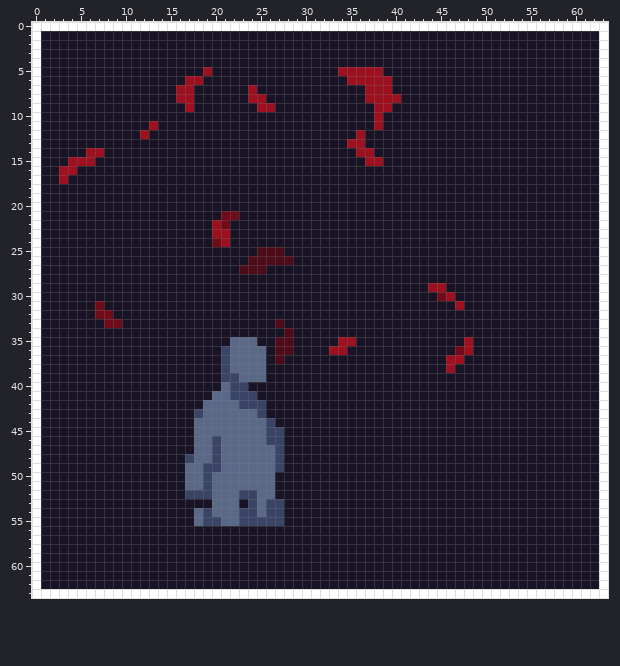
Pixel-art sprite, stored at data/image/animation/blood/7.png. The picture above is the old version.
The file is 64x64 pixels.
The same view after the edit:
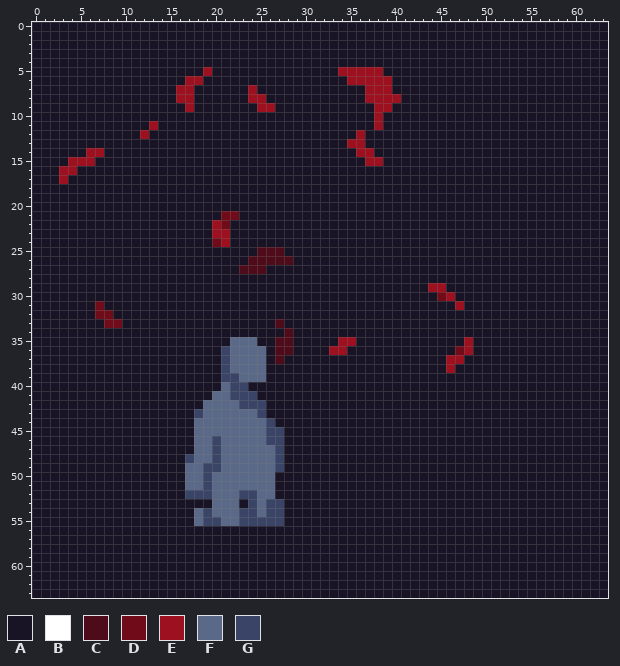
Palette (. is transparent): A #181425  B #ffffff  C #4e0b1a  D #700c19  E #9c101f  F #5a6988  G #3a4466
Edits made:
y 0: x 0..63 BBBBBBBBBBBBBBBBBBBBBBBBBBBBBBBBBBBBBBBBBBBBBBBBBBBBBBBBBBBBBBBB -> AAAAAAAAAAAAAAAAAAAAAAAAAAAAAAAAAAAAAAAAAAAAAAAAAAAAAAAAAAAAAAAA
y 1..62: x 0 B -> A; x 63 B -> A
y 63: x 0..63 BBBBBBBBBBBBBBBBBBBBBBBBBBBBBBBBBBBBBBBBBBBBBBBBBBBBBBBBBBBBBBBB -> AAAAAAAAAAAAAAAAAAAAAAAAAAAAAAAAAAAAAAAAAAAAAAAAAAAAAAAAAAAAAAAA
